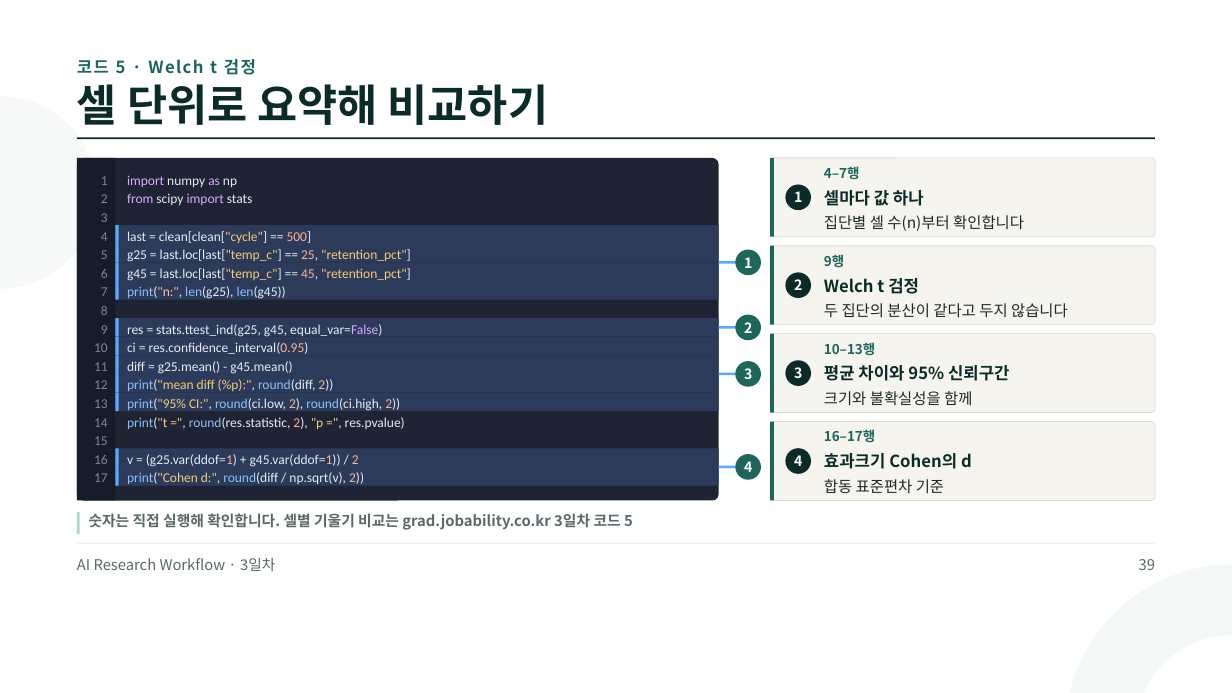
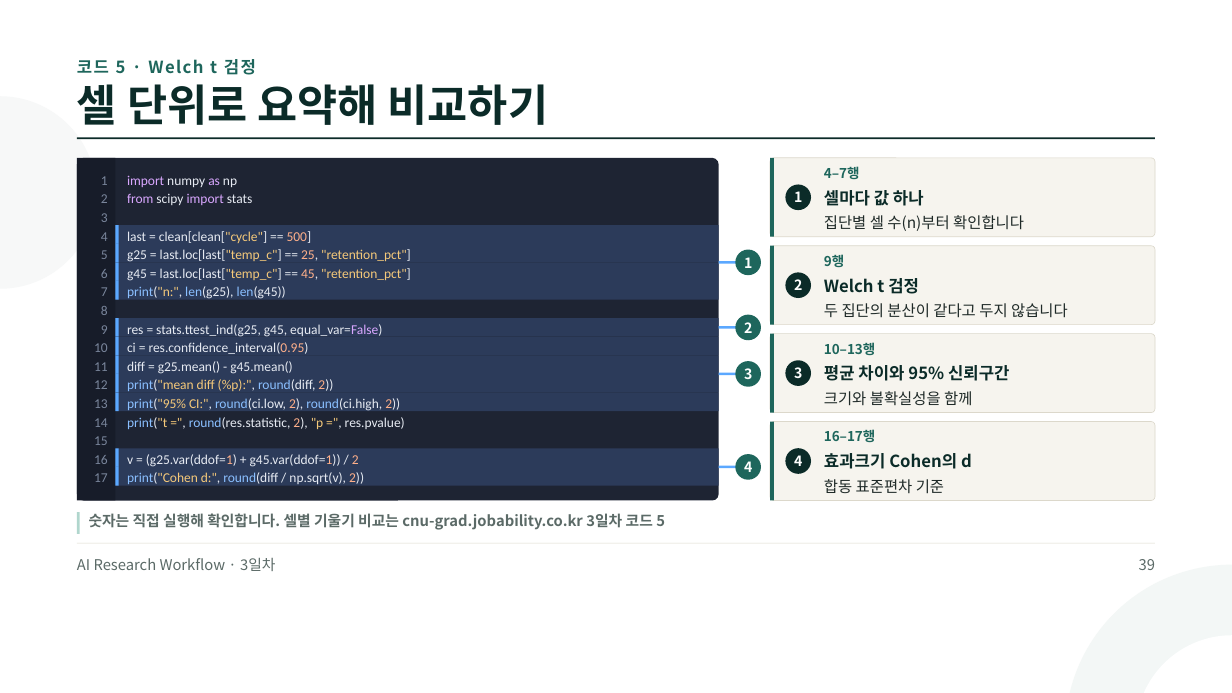
Before and after one commit to jungaistar/materials, a slide deck: slide 39 of grad/grad_day3.pptx. Drawn at 1232x693 pixels with LibreOffice and Linux fonts; fonts in the diff are those of the drawing. Boxes give left, top, right and bottom in pixels: in the first picture for what was removed or moved away, otherwise in the second. Text is boxed around its words. In the diff, an @@ line names an element or a change of style, - is before the commit and + after.

Commit message:
grad 강의 PT 3~5일차 갱신

```diff
--- a/grad/grad_day3.pptx
+++ b/grad/grad_day3.pptx
@@ text at (89, 513, 665, 530): text changed @@
-숫자는 직접 실행해 확인합니다. 셀별 기울기 비교는 grad.jobability.co.kr 3일차 코드 5
+숫자는 직접 실행해 확인합니다. 셀별 기울기 비교는 cnu-grad.jobability.co.kr 3일차 코드 5
```
Also in this commit, not shown: 8 other slides changed, 5 other files.
